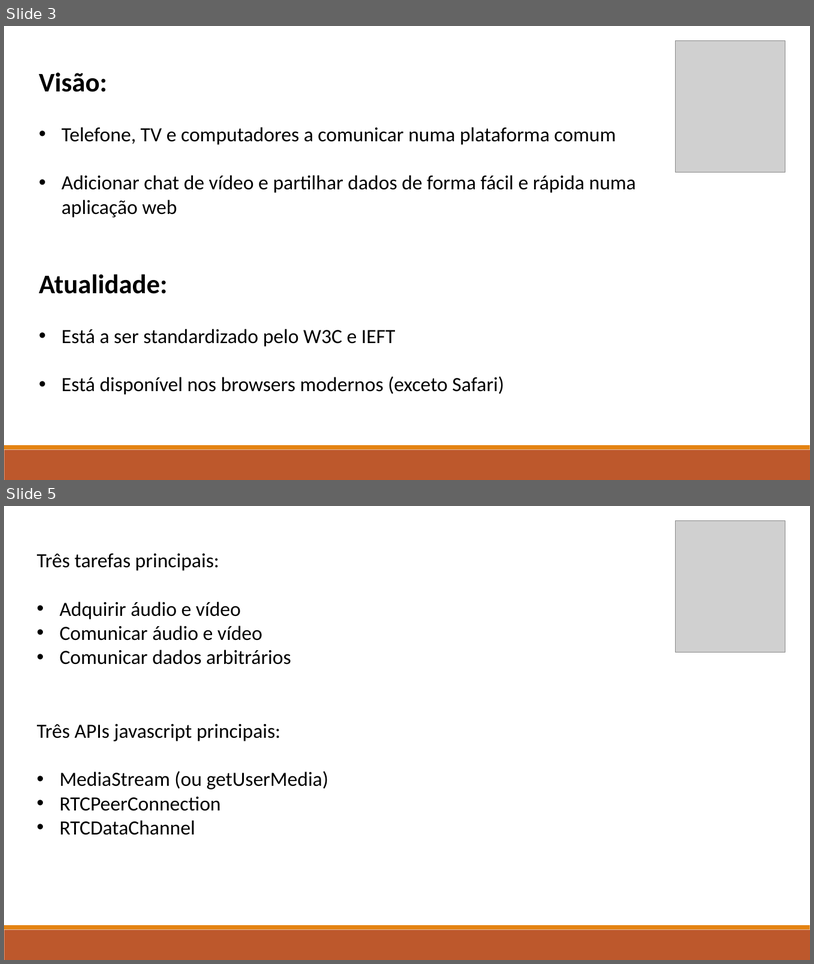
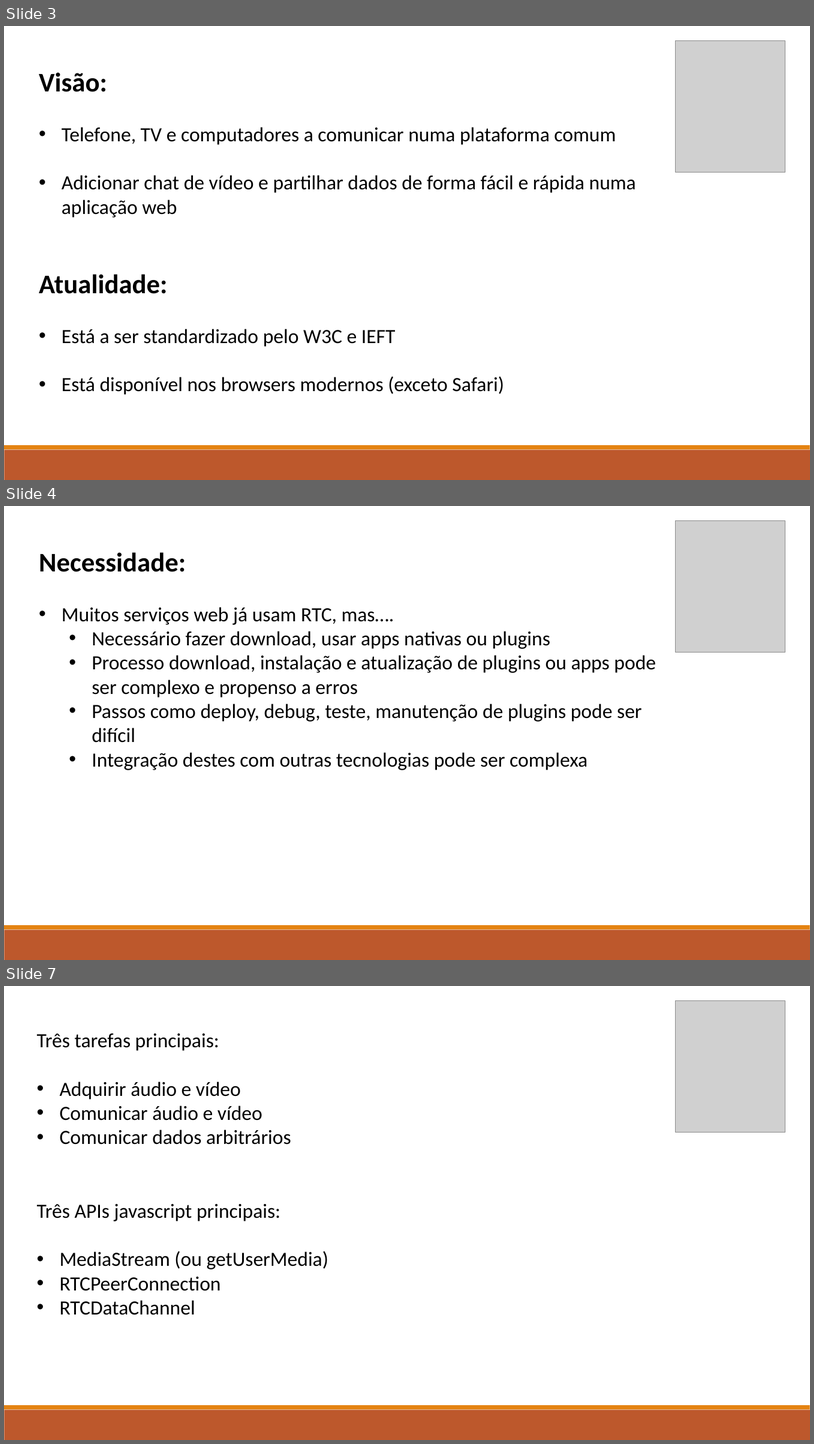
Before and after one commit to marcorlsrodrigues/pwc, a slide deck: WebRTC File Transfer - Marco Rodrigues.pptx. Shown one above the other, each under a label of ours: slides 3 and 5 before the commit, slides 3, 4 and 7 after it; the slides between them are not shown. The pictures are 814x964 and 814x1444 pixels, drawn with LibreOffice and Linux fonts; fonts in the diff are those of the drawing; grey boxes stand for pictures. Boxes give left, top, right and bottom in pixels: in the first picture for what was removed or moved away, otherwise in the second. Text is boxed around its words. In the diff, an @@ line names an element or a change of style, - is before the commit and + after.

```diff
--- a/WebRTC File Transfer - Marco Rodrigues.pptx
+++ b/WebRTC File Transfer - Marco Rodrigues.pptx
@@ slide 4 added at (4,506,810,960), background #FFFFFF; not listed: 2 template elements that a slide beside it also shows @@
@@ picture added at (676,521,786,652) @@
@@ text added at (39,552,656,770), 24 pt, text #000000 @@
+Necessidade:
+• Muitos serviços web já usam RTC, mas….
+  • Necessário fazer download, usar apps nativas ou plugins
+  • Processo download, instalação e atualização de plugins ou apps pode ser complexo e propenso a erros
+  • Passos como deploy, debug, teste, manutenção de plugins pode ser difícil
+  • Integração destes com outras tecnologias pode ser complexa
@@ what was slide 5 is now slide 7 @@
```
Also in this commit, not shown: 4 slides changed, 1 other slide added, 2 other files.
